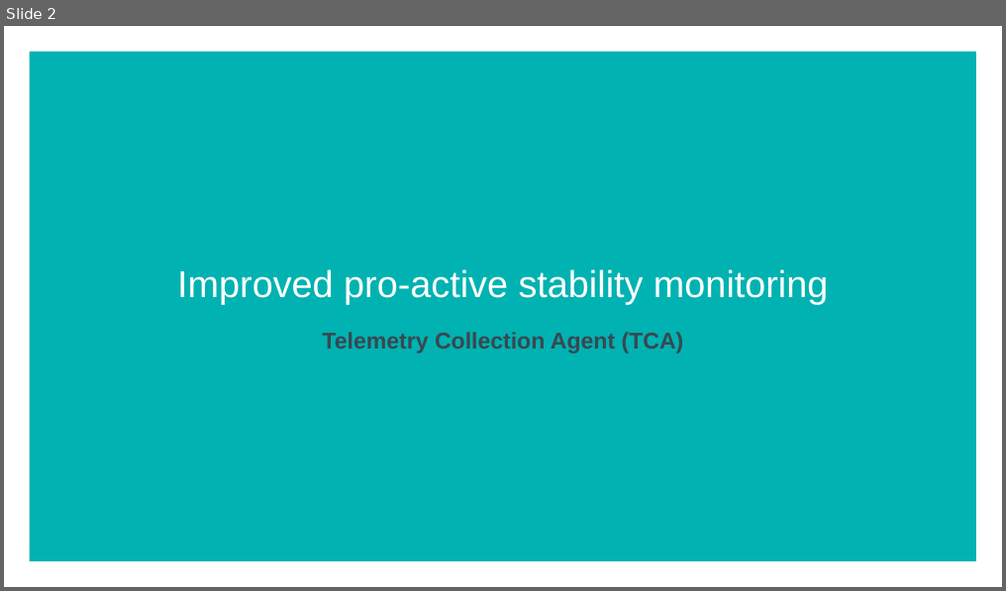
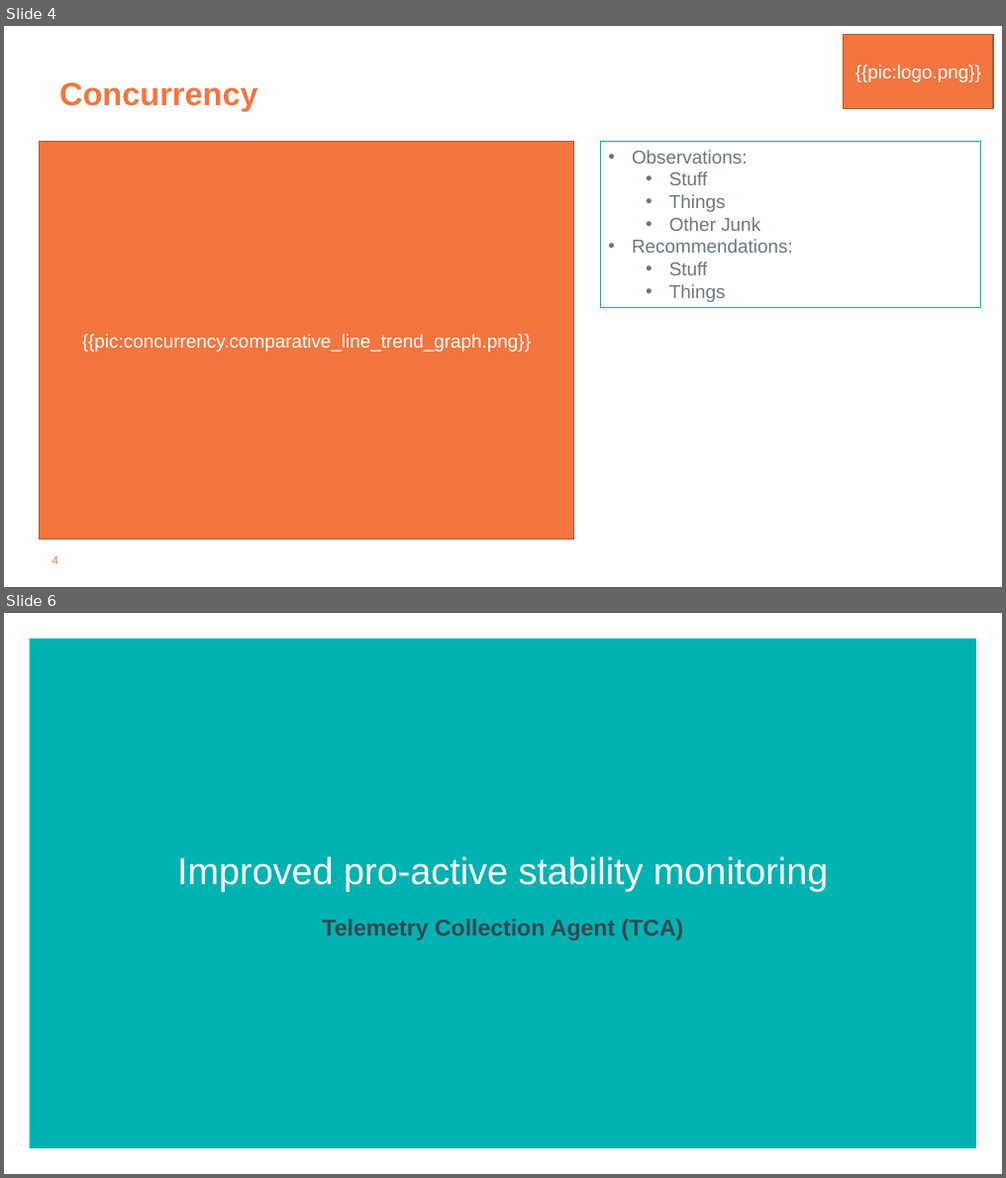
Before and after one commit to tdcoa/sql, a slide deck: filesets/success_plan/success_plan.pptx. Shown one above the other, each under a label of ours: slide 2 before the commit, slides 4 and 6 after it; the slides between them are not shown. The pictures are 1006x591 and 1006x1178 pixels, drawn with LibreOffice and Linux fonts; fonts in the diff are those of the drawing; background and template pictures are left out. Boxes give left, top, right and bottom in pixels: in the first picture for what was removed or moved away, otherwise in the second. Text is boxed around its words. In the diff, an @@ line names an element or a change of style, - is before the commit and + after.

```diff
--- a/filesets/success_plan/success_plan.pptx
+++ b/filesets/success_plan/success_plan.pptx
@@ slide 4 added at (x1=4, y1=26, x2=1002, y2=587), background #FFFFFF @@
@@ rectangle added at (x1=844, y1=34, x2=994, y2=109), fill #F3753F, outline #B4572F 1 pt, 18 pt, text #FFFFFF @@
+{{pic:logo.png}}
@@ title added at (x1=59, y1=82, x2=258, y2=112), 31 pt, text #F3753F, bold @@
+Concurrency
@@ rectangle added at (x1=40, y1=141, x2=573, y2=540), fill #F3753F, outline #B4572F 1 pt, 18 pt, text #FFFFFF @@
+{{pic:concurrency.comparative_line_trend_graph.png}}
@@ rectangle added at (x1=601, y1=141, x2=981, y2=307), outline #00B2B1 0.75 pt, 18 pt, text #6B767D @@
+• Observations:
+  • Stuff
+  • Things
+  • Other Junk
+• Recommendations:
+  • Stuff
+  • Things
@@ page number added at (x1=53, y1=557, x2=58, y2=565), 11 pt, text #F3753F @@
+4
@@ what was slide 2 is now slide 6 @@
```
Also in this commit, not shown: 3 slides changed, 3 other slides added, 1 slide removed.
